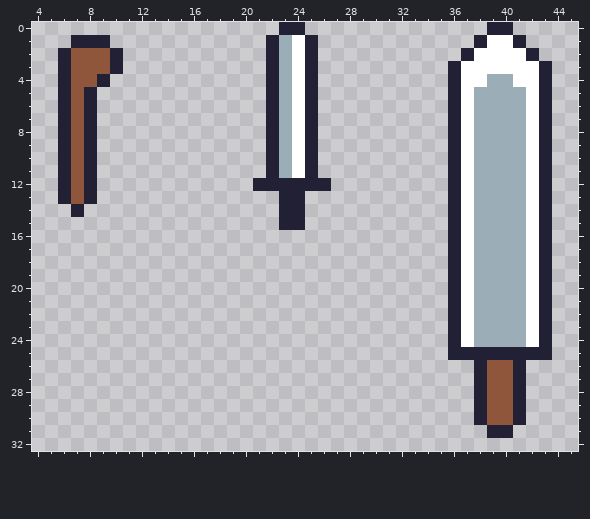
Pixel-art file: _assets/weapons.aseprite. Above: the version before the commit.
64x64 pixels, 1 frame. Shown: x 4..45, y 0..32.
Now the later version:
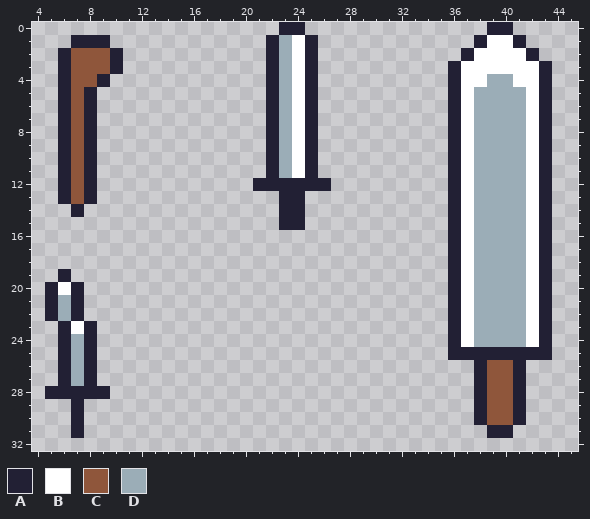
Palette (. is transparent): A #222034  B #ffffff  C #8f563b  D #9badb7
Difference:
y 19: x 6 . -> A
y 20: x 5..7 ... -> ABA
y 21..22: x 5..7 ... -> ADA
y 23: x 6..8 ... -> ABA
y 24..27: x 6..8 ... -> ADA
y 28: x 5..9 ..... -> AAAAA
y 29..31: x 7 . -> A
Boxes around the changes in both pictures, in picture pixels (x1, y1, x2, y2):
added: (45, 269, 110, 438)
